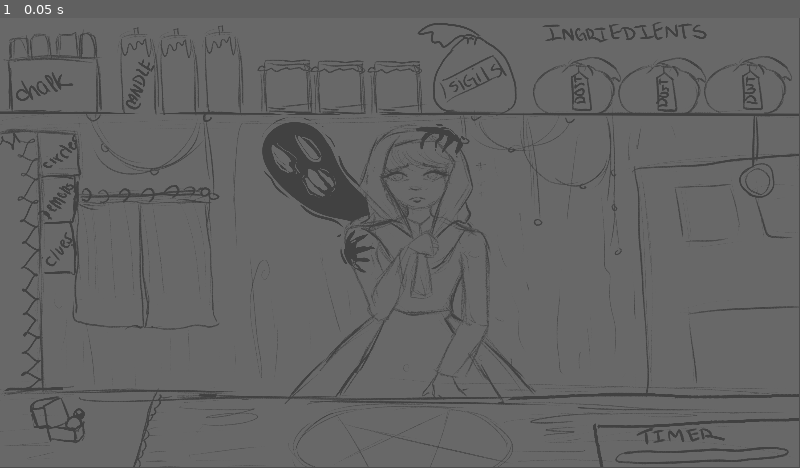
Above: before the commit, frame 1.
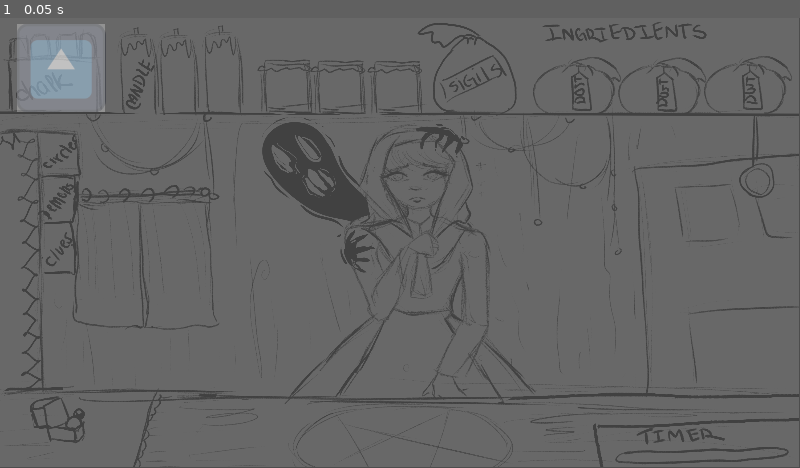
Above: after the commit, the same moment.

Repository: jkostello/Pirate-Software-Jam-15
Game: Godot game, scene res://shop.tscn
The game is run twice, just before and just after one commit, with the same random seed, the same clock (stepped at 60 frames per second) and the same inputs. Before the commit the project has no main scene; this scene is started directly in both runs. The engine's default icon, where the game draws it, is replaced by a stand-in: a white triangle on a blue panel in a dark square.
Inputs:
- Up to frame 1 (0.05 s): no input

The runs differ from the first frame. In frame 1, 2.2% of the frame differs, in the area x 2-14%, y 1-21%.

Commit message:
basic material movement and placing on circle points

Diff:
--- a/Circles/base_circle.tscn
+++ b/Circles/base_circle.tscn
@@ -3,13 +3,15 @@
 [ext_resource type="Script" path="res://Circles/circle.gd" id="1_38hk6"]
 
 [sub_resource type="CircleShape2D" id="CircleShape2D_04oel"]
-radius = 50.0
+radius = 100.0
 
 [sub_resource type="CircleShape2D" id="CircleShape2D_42lvu"]
-radius = 20.0
+radius = 30.0
 
 [node name="BaseCircle" type="Node2D"]
 script = ExtResource("1_38hk6")
+
+[node name="Sprite2D" type="Sprite2D" parent="."]
 
 [node name="Dust" type="Area2D" parent="."]
 collision_layer = 8
--- a/Materials/base_material.tscn
+++ b/Materials/base_material.tscn
@@ -1,11 +1,16 @@
-[gd_scene load_steps=3 format=3 uid="uid://djeytu43sbild"]
+[gd_scene load_steps=4 format=3 uid="uid://djeytu43sbild"]
 
 [ext_resource type="Script" path="res://Materials/material.gd" id="1_6toqi"]
+[ext_resource type="Texture2D" uid="uid://bvuwp5a4cr71v" path="res://icon.svg" id="2_t77is"]
 
 [sub_resource type="CircleShape2D" id="CircleShape2D_hpbo5"]
 
 [node name="BaseMaterial" type="Node2D"]
 script = ExtResource("1_6toqi")
+
+[node name="Sprite2D" type="Sprite2D" parent="."]
+modulate = Color(1, 1, 1, 0.431373)
+texture = ExtResource("2_t77is")
 
 [node name="Area2D" type="Area2D" parent="."]
 unique_name_in_owner = true
@@ -14,3 +19,31 @@
 
 [node name="CollisionShape2D" type="CollisionShape2D" parent="Area2D"]
 shape = SubResource("CircleShape2D_hpbo5")
+
+[node name="ClickableArea" type="Control" parent="."]
+layout_mode = 3
+anchors_preset = 0
+offset_left = -63.0
+offset_top = -63.0
+offset_right = 63.0
+offset_bottom = 63.0
+metadata/_edit_group_ = true
+
+[node name="DevVisual" type="ColorRect" parent="ClickableArea"]
+layout_mode = 1
+anchors_preset = 15
+anchor_right = 1.0
+anchor_bottom = 1.0
+grow_horizontal = 2
+grow_vertical = 2
+mouse_filter = 2
+color = Color(1, 1, 1, 0.282353)
+
+[node name="ClickTimer" type="Timer" parent="."]
+unique_name_in_owner = true
+wait_time = 0.25
+one_shot = true
+
+[connection signal="mouse_entered" from="ClickableArea" to="." method="_on_clickable_area_mouse_entered"]
+[connection signal="mouse_exited" from="ClickableArea" to="." method="_on_clickable_area_mouse_exited"]
+[connection signal="timeout" from="ClickTimer" to="." method="_on_click_timer_timeout"]
--- a/Materials/material.gd
+++ b/Materials/material.gd
@@ -1,9 +1,77 @@
 extends Node2D
-
+# Name up for debate (material/ingredient/etc)
 
 @export var is_dust := false
 
+var source := true # Used if we have the material itself on the shelf
+var hovered := false
+var following_mouse := false
+var click_pos := Vector2.ZERO
 
 func _ready():
-		$Area2D.set_collision_mask_value(3, not is_dust)
-		$Area2D.set_collision_mask_value(4, is_dust)
+	$Area2D.set_collision_mask_value(3, not is_dust)
+	$Area2D.set_collision_mask_value(4, is_dust)
+
+
+func _process(delta):
+	if following_mouse:
+		global_position = get_global_mouse_position()
+	if click_pos:
+		if click_pos.distance_to(get_global_mouse_position()) > 5:
+			pick_up()
+
+
+
+func _input(event):
+	if event is InputEventMouseButton and hovered:
+		if event.button_index == MOUSE_BUTTON_LEFT:
+			if following_mouse:
+				drop()
+			else:
+				if event.pressed:
+					%ClickTimer.start()
+					click_pos = get_global_mouse_position()
+				else:
+					if not %ClickTimer.is_stopped():
+						pick_up()
+
+
+func pick_up():
+	%ClickTimer.stop()
+	click_pos = Vector2.ZERO
+
+	if source:
+		var new_material : Node2D = duplicate()
+		get_tree().current_scene.add_child(new_material)
+		new_material.following_mouse = true
+		new_material.source = false
+	else:
+		following_mouse = true
+
+
+func drop():
+	following_mouse = false
+	if not $Area2D.has_overlapping_areas():
+		queue_free()
+		pass # Add a vanishing effect or something due to invalid placement (maybe in separate function)
+	else:
+		var area : Area2D = $Area2D.get_overlapping_areas()[0]
+
+		if is_dust:
+			area.get_parent().complete_ritual()
+		else:
+			# This can be changed depending on if we want it to snap on drop or while held
+			# Also needs to check the circle to see if the spot is taken (maybe swap held if so)
+			global_position = area.global_position
+
+
+func _on_clickable_area_mouse_entered():
+	hovered = true
+
+
+func _on_clickable_area_mouse_exited():
+	hovered = false
+
+
+func _on_click_timer_timeout():
+	pick_up()
--- a/project.godot
+++ b/project.godot
@@ -11,6 +11,7 @@
 [application]
 
 config/name="Alchemy Game"
+run/main_scene="res://shop.tscn"
 config/features=PackedStringArray("4.2", "GL Compatibility")
 config/icon="res://icon.svg"
 
--- a/shop.tscn
+++ b/shop.tscn
@@ -1,6 +1,8 @@
-[gd_scene load_steps=2 format=3 uid="uid://b4aiw4jts5hgq"]
+[gd_scene load_steps=4 format=3 uid="uid://b4aiw4jts5hgq"]
 
 [ext_resource type="Texture2D" uid="uid://b6nwcwukicljd" path="res://alchemy2.png" id="1_wkj8h"]
+[ext_resource type="PackedScene" uid="uid://b5pnl2hsow6jr" path="res://Circles/base_circle.tscn" id="2_ss73g"]
+[ext_resource type="PackedScene" uid="uid://djeytu43sbild" path="res://Materials/base_material.tscn" id="3_ceipf"]
 
 [node name="Shop" type="Node2D"]
 
@@ -10,3 +12,9 @@
 scale = Vector2(0.383667, 0.3235)
 texture = ExtResource("1_wkj8h")
 centered = false
+
+[node name="BaseCircle" parent="." instance=ExtResource("2_ss73g")]
+position = Vector2(576, 604)
+
+[node name="BaseMaterial" parent="." instance=ExtResource("3_ceipf")]
+position = Vector2(88, 72)
